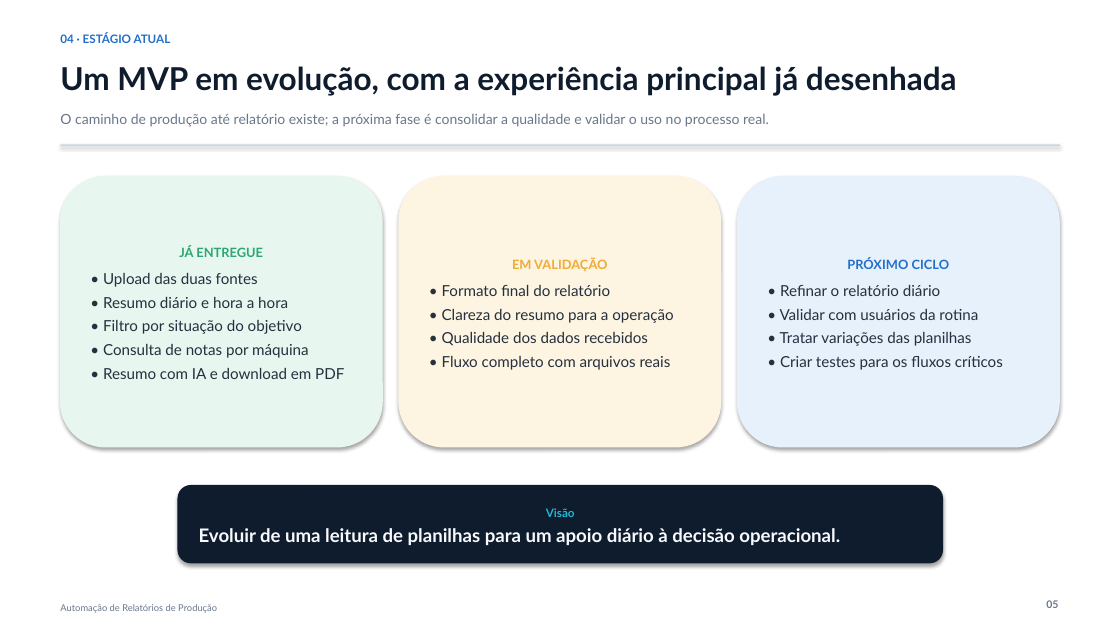
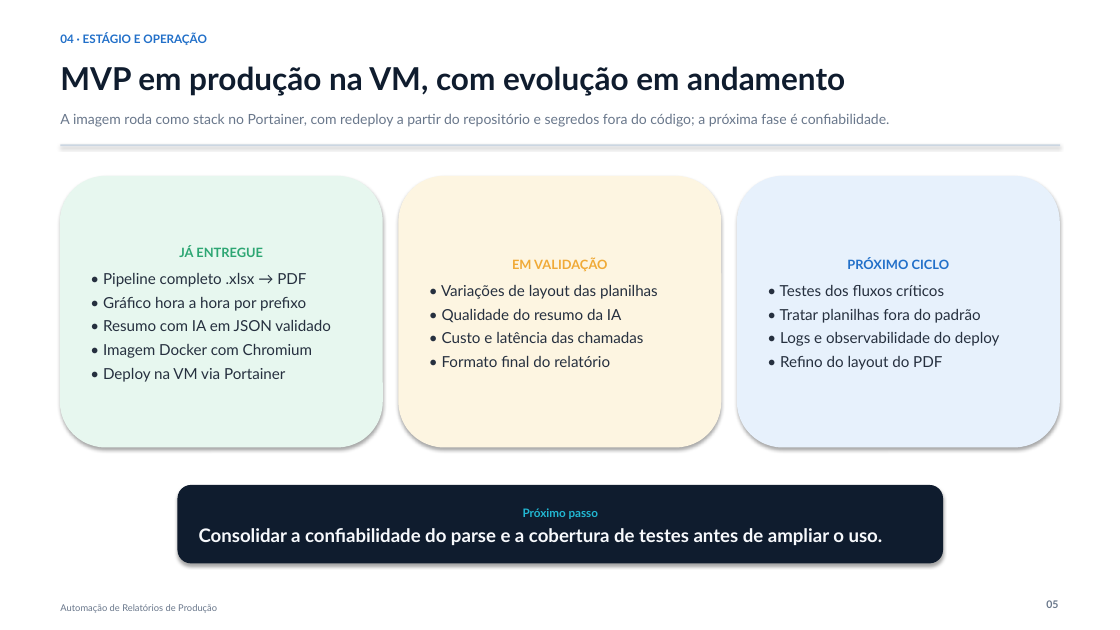
Before and after one commit to lucasz-g/aut-producao-wheaton, a slide deck: slide 5 of docs/visao-geral-app-atual.pptx. Drawn at 1120x630 pixels with LibreOffice and Linux fonts; fonts in the diff are those of the drawing. Boxes give left, top, right and bottom in pixels: in the first picture for what was removed or moved away, otherwise in the second. Text is boxed around its words. In the diff, an @@ line names an element or a change of style, - is before the commit and + after.

```diff
--- a/docs/visao-geral-app-atual.pptx
+++ b/docs/visao-geral-app-atual.pptx
@@ text at box(60, 33, 207, 45): text changed @@
-04 · ESTÁGIO ATUAL
+04 · ESTÁGIO E OPERAÇÃO
@@ text at box(60, 66, 845, 96): text changed @@
-Um MVP em evolução, com a experiência principal já desenhada
+MVP em produção na VM, com evolução em andamento
@@ text at box(60, 113, 889, 127): text changed @@
-O caminho de produção até relatório existe; a próxima fase é consolidar a qualidade e validar o uso no processo real.
+A imagem roda como stack no Portainer, com redeploy a partir do repositório e segredos fora do código; a próxima fase é confiabilidade.
@@ text in rounded rectangle at box(103, 273, 330, 382): text changed @@
-• Upload das duas fontes
-• Resumo diário e hora a hora
-• Filtro por situação do objetivo
-• Consulta de notas por máquina
-• Resumo com IA e download em PDF
+• Pipeline completo .xlsx → PDF
+• Gráfico hora a hora por prefixo
+• Resumo com IA em JSON validado
+• Imagem Docker com Chromium
+• Deploy na VM via Portainer
@@ text in rounded rectangle at box(441, 285, 658, 343): paragraphs added @@
+• Variações de layout das planilhas
+• Qualidade do resumo da IA
+• Custo e latência das chamadas
@@ text in rounded rectangle at box(780, 285, 1000, 370): text changed @@
-• Refinar o relatório diário
-• Validar com usuários da rotina
-• Tratar variações das planilhas
-• Criar testes para os fluxos críticos
+• Testes dos fluxos críticos
+• Tratar planilhas fora do padrão
+• Logs e observabilidade do deploy
+• Refino do layout do PDF
@@ text in rounded rectangle at box(442, 309, 673, 370): paragraphs removed @@
-• Clareza do resumo para a operação
-• Qualidade dos dados recebidos
-• Fluxo completo com arquivos reais
@@ text in rounded rectangle at box(442, 356, 610, 367): less space between paragraphs @@
@@ text in rounded rectangle at box(199, 508, 883, 545): text changed @@
-Visão
-Evoluir de uma leitura de planilhas para um apoio diário à decisão operacional.
+Próximo passo
+Consolidar a confiabilidade do parse e a cobertura de testes antes de ampliar o uso.
```
Also in this commit, not shown: 4 other slides changed, 7 other files.
